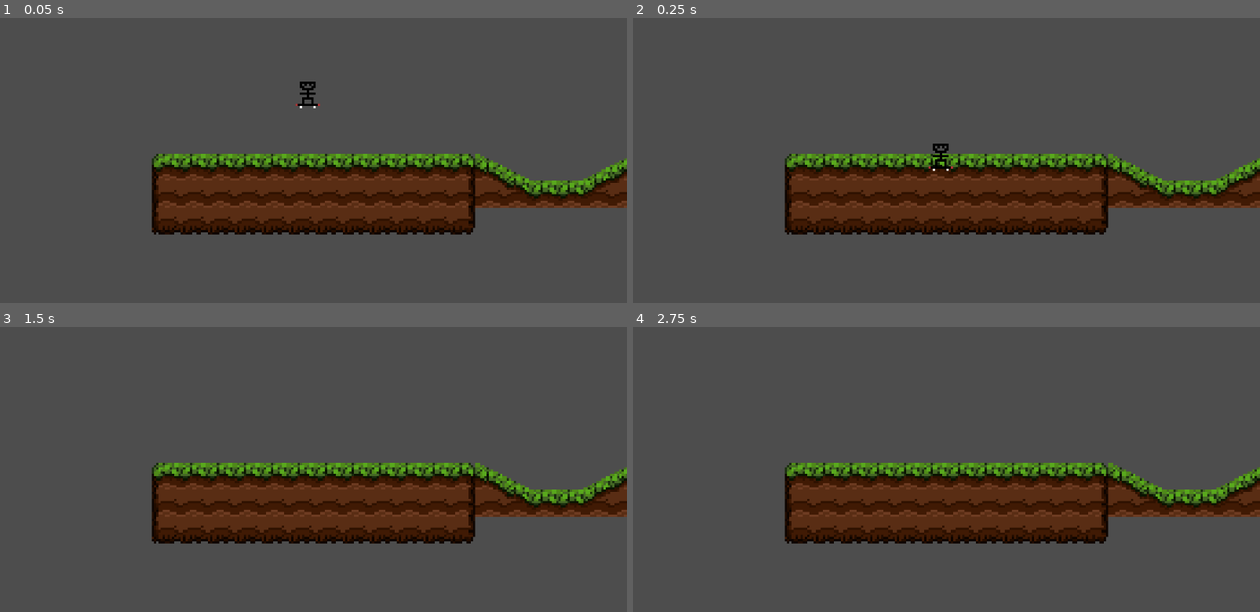
Above: before the commit, frames 1-4 (two rows, left to right).
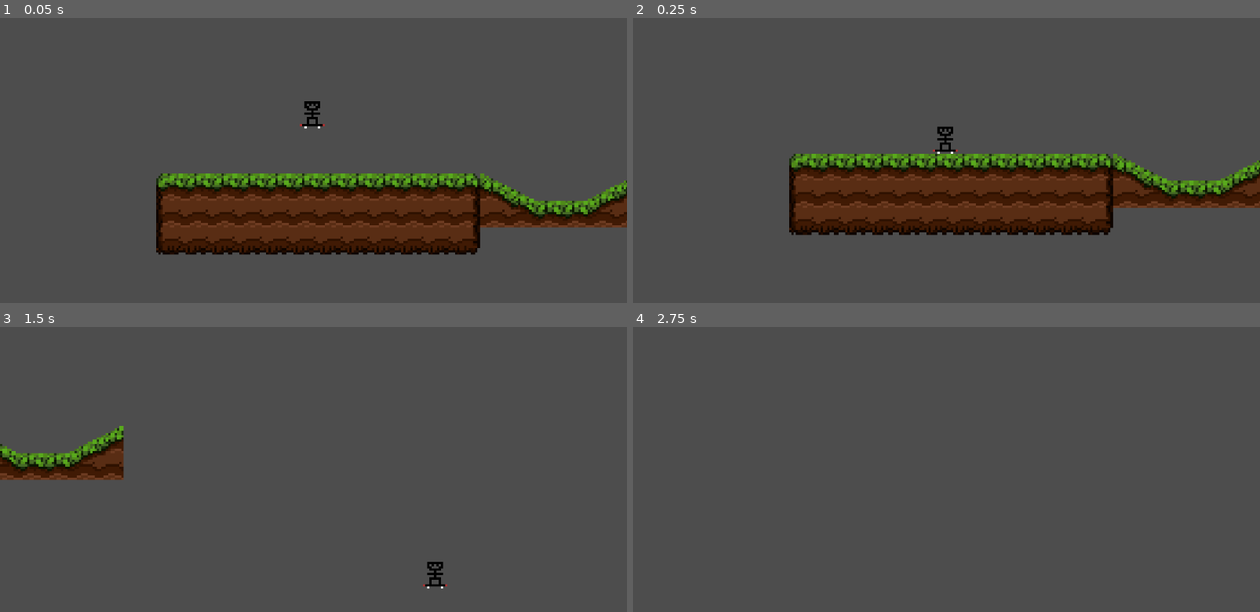
Above: after the commit, the same moments.

Repository: HowdyHack-2025/skater-game
Game: Godot game, scene res://world_2d.tscn
The game is run twice, just before and just after one commit, with the same random seed, the same clock (stepped at 60 frames per second) and the same inputs. The project has no main scene, so this scene is started directly.
Inputs:
- Up to frame 1 (0.05 s): no input
- Up to frame 2 (0.25 s): no input
- Up to frame 3 (1.5 s): tap Enter (ui_accept) at 0.5, 0.77 s; hold Right (ui_right) from 0.53 s (still down)
- Up to frame 4 (2.75 s): tap Enter (ui_accept) at 1.52, 2 s; release Right (ui_right) at 2.03 s; hold Left (ui_left) from 2.03 s (still down)

The runs differ from the first frame. In frame 1, 20% of the frame differs, in the area x 24-100%, y 22-83%; in frame 2, 6.2%; in frame 3, 20%, in the area x 0-100%, y 34-92%; in frame 4, 18%.

Commit message:
feature:camera movement

Diff:
--- a/skater-2d-godot/world_2d.tscn
+++ b/skater-2d-godot/world_2d.tscn
@@ -54,9 +54,6 @@
 
 [node name="World2D" type="Node2D"]
 
-[node name="MainCamera" type="Camera2D" parent="."]
-zoom = Vector2(4.13, 4.13)
-
 [node name="TileMapLayer" type="TileMapLayer" parent="."]
 tile_map_data = PackedByteArray("AAD6/wEAAAAAAAAAAAD6/wIAAAAAAAEAAAD6/wMAAAAAAAIAAAD7/wEAAAABAAAAAAD7/wIAAAABAAEAAAD7/w …(656 unchanged characters)…
 tile_set = SubResource("TileSet_hmjmd")
@@ -64,9 +61,13 @@
 [node name="SkaterPlayer" parent="." instance=ExtResource("2_laysq")]
 position = Vector2(-2, -9)
 
+[node name="MainCamera" type="Camera2D" parent="SkaterPlayer"]
+zoom = Vector2(4.13, 4.13)
+position_smoothing_enabled = true
+
 [node name="Collisions" type="Node2D" parent="."]
 
-[node name="Rectangle" type="Area2D" parent="Collisions"]
+[node name="Rectangle" type="StaticBody2D" parent="Collisions"]
 
 [node name="CollisionShape2D" type="CollisionShape2D" parent="Collisions/Rectangle"]
 position = Vector2(0, 30)
